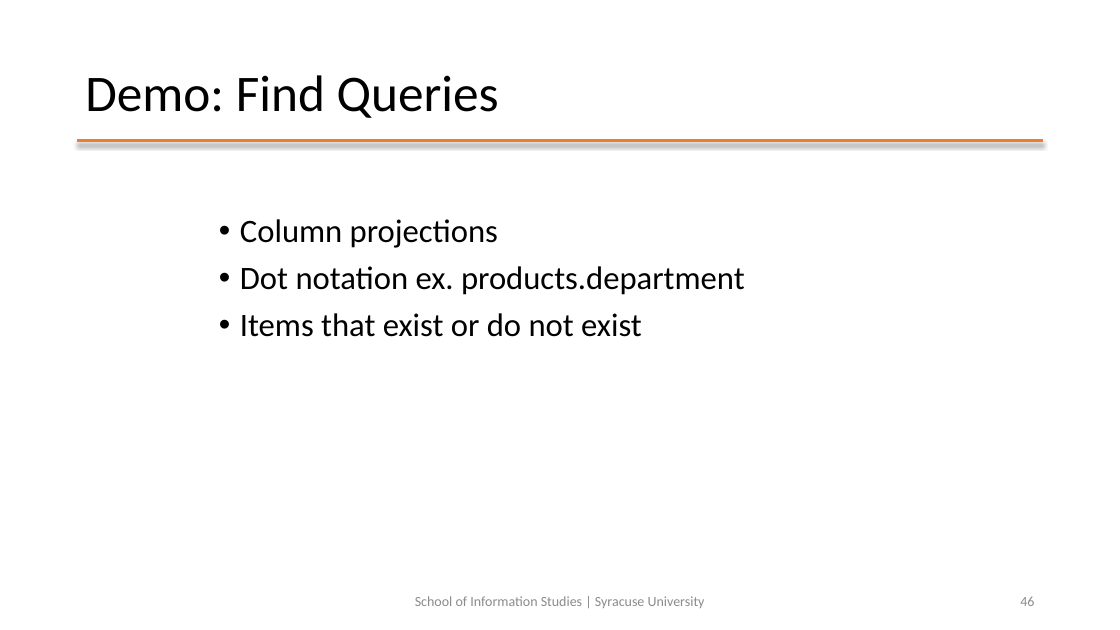
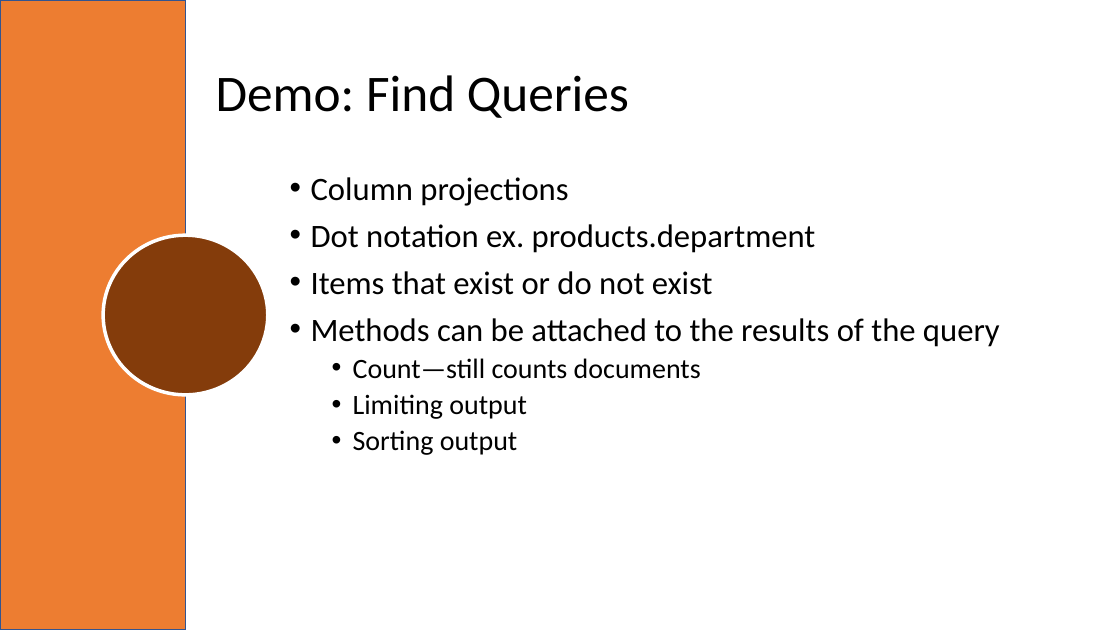
Before and after one commit to mafudge/ist769-old, a slide deck: slide 40 of content/F-Document/F-Document.pptx (slide 46 before the commit). Drawn at 1120x630 pixels with LibreOffice and Linux fonts; fonts in the diff are those of the drawing; background and template pictures are left out. Boxes give left, top, right and bottom in pixels: in the first picture for what was removed or moved away, otherwise in the second. Text is boxed around its words. In the diff, an @@ line names an element or a change of style, - is before the commit and + after.

```diff
--- a/content/F-Document/F-Document.pptx
+++ b/content/F-Document/F-Document.pptx
@@ rectangle added at (0, 0, 186, 630), fill #ED7D31, outline #325491 1 pt @@
@@ title "Demo: Find Queries": place and size @@
-title "Demo: Find Queries" at (85, 75, 499, 118)
+title "Demo: Find Queries" at (216, 75, 629, 118)
@@ line removed from (77, 140) to (1044, 140) @@
@@ text "Column projections": place and size @@
-text "Column projections" at (240, 219, 745, 337)
+text "Column projections" at (311, 177, 1000, 455)
@@ ellipse added at (103, 235, 268, 395), fill #843C0B, outline #FFFFFF 3 pt @@
@@ text at (311, 318, 1000, 455): paragraphs added @@
+• Methods can be attached to the results of the query
+  • Count—still counts documents
+  • Limiting output
+  • Sorting output
@@ text removed at (415, 596, 705, 608) @@
-School of Information Studies | Syracuse University
@@ page number removed at (1020, 597, 1034, 606) @@
-46
```
Also in this commit, not shown: 14 other slides changed, 11 slides added, 58 slides removed, 7 other files.
